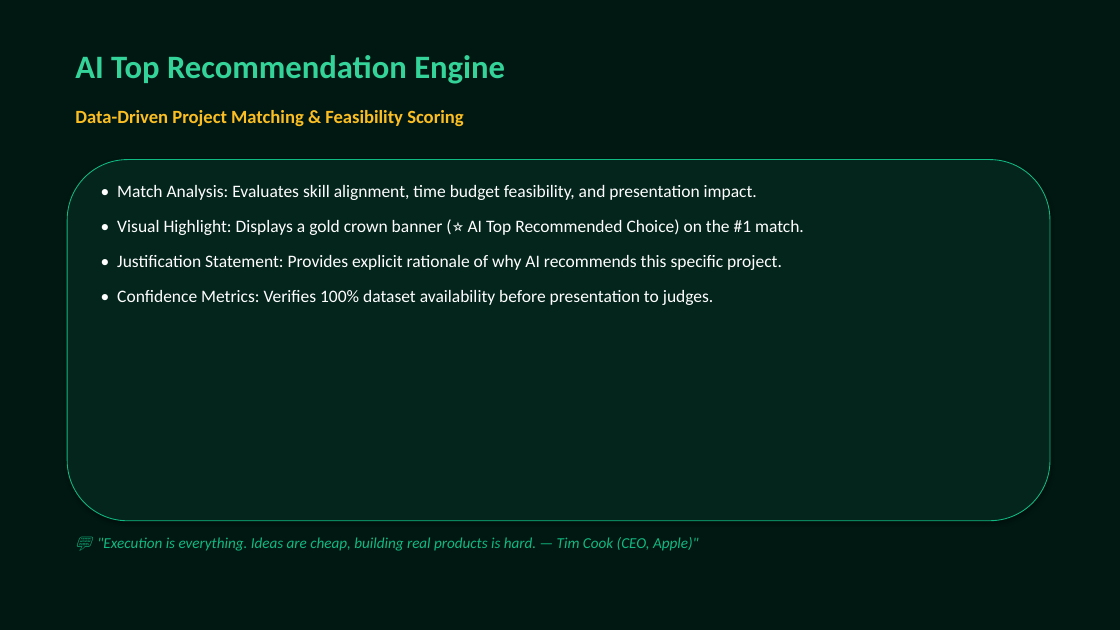
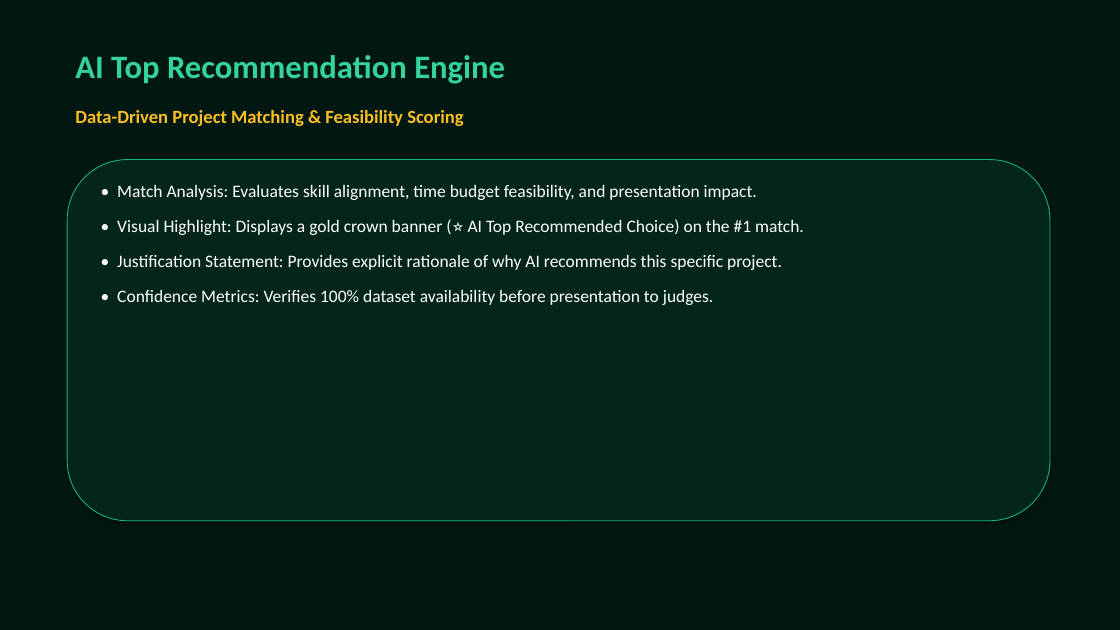
Before and after one commit to ishansharma16012007-bot/3hr-promptwars, a slide deck: slide 8 of antigravity_presentation.pptx. Drawn at 1120x630 pixels with LibreOffice and Linux fonts; fonts in the diff are those of the drawing. Boxes give left, top, right and bottom in pixels: in the first picture for what was removed or moved away, otherwise in the second. Text is boxed around its words. In the diff, an @@ line names an element or a change of style, - is before the commit and + after.

```diff
--- a/antigravity_presentation.pptx
+++ b/antigravity_presentation.pptx
@@ text removed at (97,537,699,551) @@
-💬 "Execution is everything. Ideas are cheap, building real products is hard. — Tim Cook (CEO, Apple)"
```
Also in this commit, not shown: 19 other slides changed, 3 other files.
